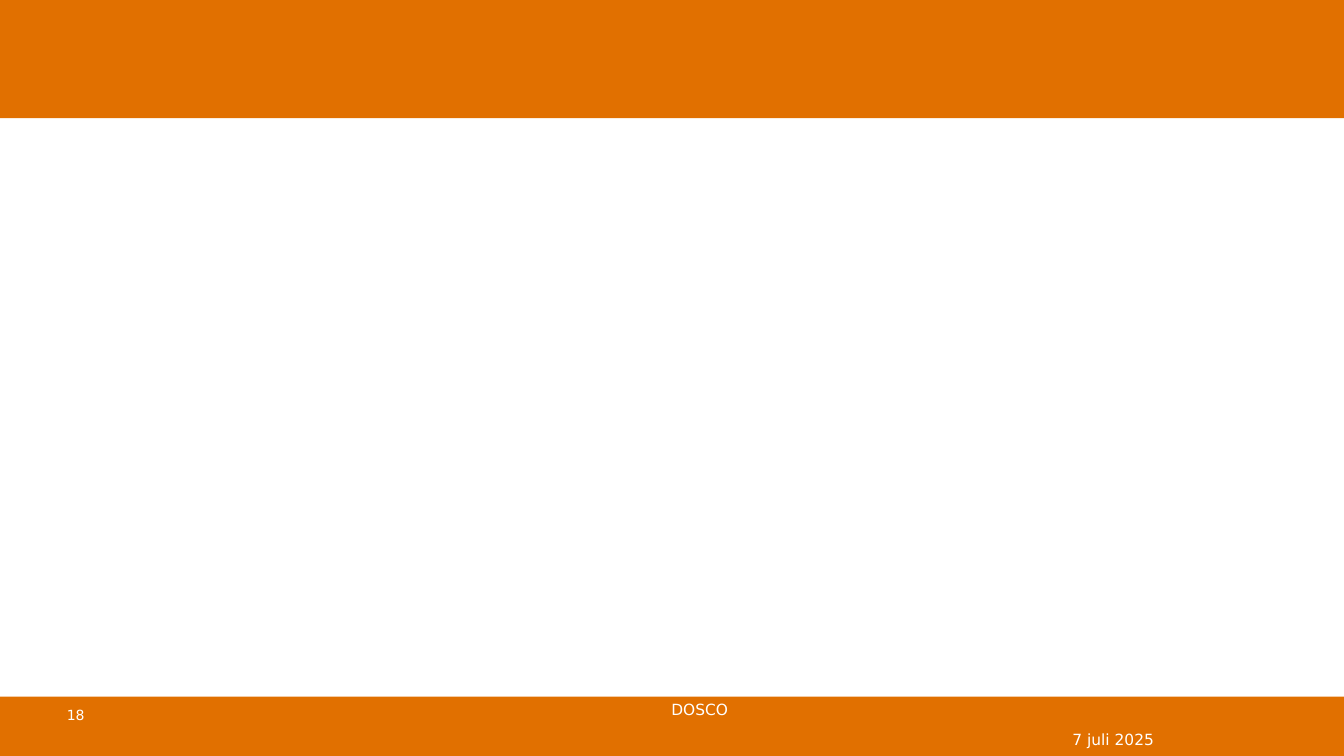
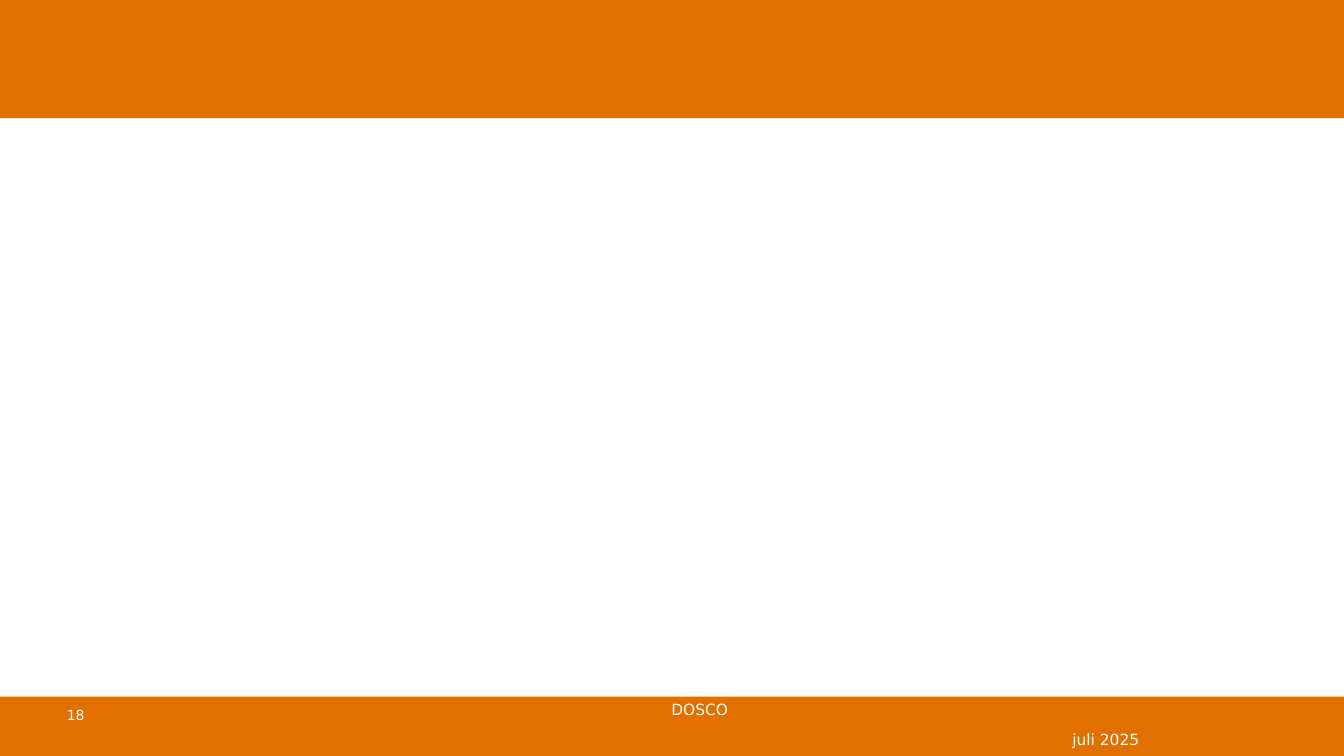
Before and after one commit to DBlom96/Statistiek, a slide deck: slide 18 of Danny/Onderwijs/Statistiek/2024-2025/Slides/Nieuwe slides/Statistiek 2024-2025 -- college 11 -- verschiltoetsen.pptx. Drawn at 1344x756 pixels with LibreOffice and Linux fonts; fonts in the diff are those of the drawing; grey boxes stand for pictures; background and template pictures are left out. Boxes give left, top, right and bottom in pixels: in the first picture for what was removed or moved away, otherwise in the second. Text is boxed around its words. In the diff, an @@ line names an element or a change of style, - is before the commit and + after.

```diff
--- a/Danny/Onderwijs/Statistiek/2024-2025/Slides/Nieuwe slides/Statistiek 2024-2025 -- college 11 -- verschiltoetsen.pptx
+++ b/Danny/Onderwijs/Statistiek/2024-2025/Slides/Nieuwe slides/Statistiek 2024-2025 -- college 11 -- verschiltoetsen.pptx
@@ text at [1072, 733, 1139, 749]: text changed @@
-7 juli 2025
+juli 2025
```
Also in this commit, not shown: 30 other slides changed.
